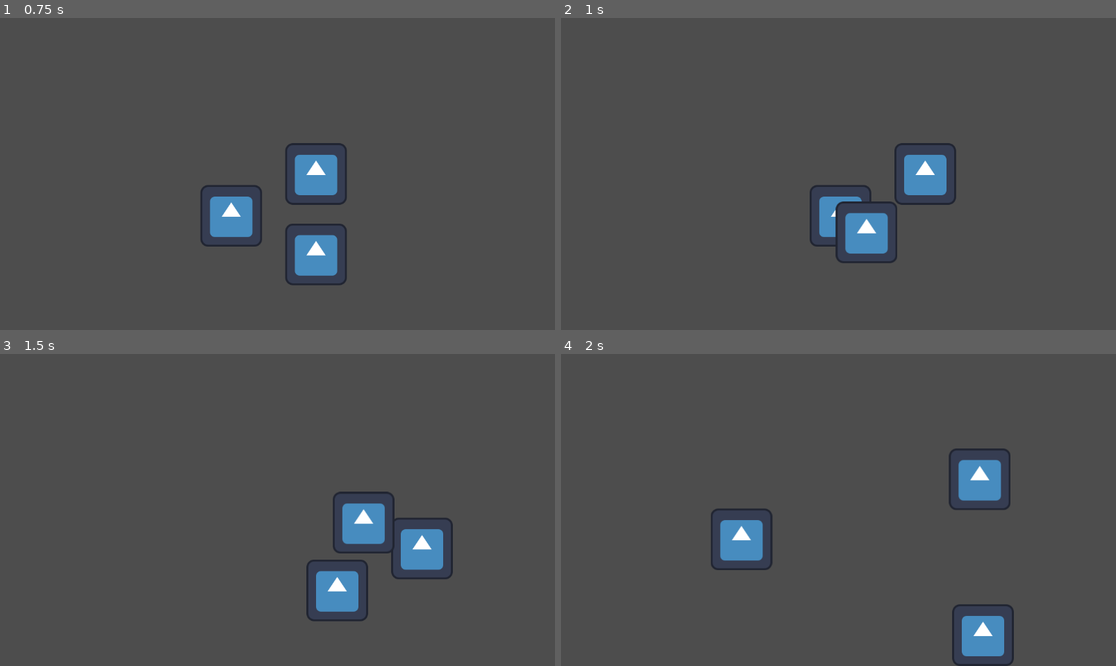
Above: before the commit, frames 1-4 (two rows, left to right).
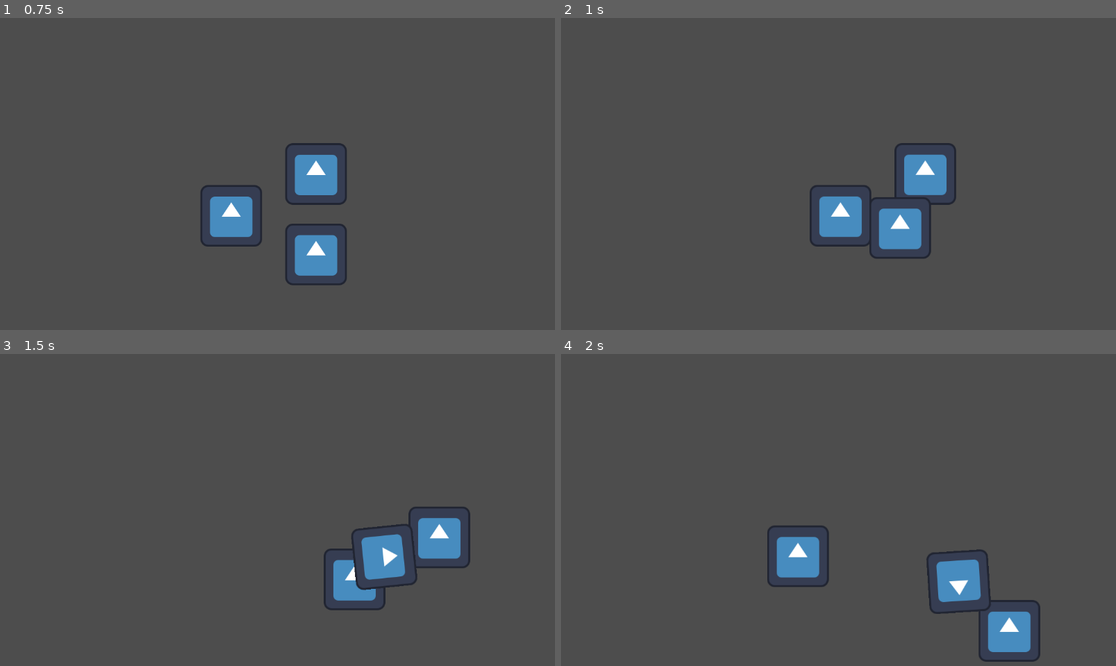
Above: after the commit, the same moments.

Repository: VeryKoolGames/upsi_jam_2025
Game: Godot game, scene res://Scenes/main.tscn
Same seed, same stepped clock (60 frames per second), same inputs: the game is played once before the commit and once after it. The engine's default icon, where the game draws it, is replaced by a stand-in: a white triangle on a blue panel in a dark square.
Inputs (mouse positions are in pixels of both pictures, inside the frame that each line leads up to):
- Up to frame 1 (0.75 s): tap Enter at 0.5 s; move the mouse to (399, 158) at 0.52 s; hold D (move_right) from 0.53 s (still down); click (399, 158) at 0.67 s
- Up to frame 2 (1 s): keep holding D (move_right)
- Up to frame 3 (1.5 s): move the mouse to (166, 525) at 1.27 s; release D (move_right) at 1.28 s; hold S (move_down) from 1.28 s (still down); click (166, 525) at 1.42 s
- Up to frame 4 (2 s): keep holding S (move_down)

Frame 1 is identical in both runs. In frame 2, 2.2% of the frame differs, in the area x 48-68%, y 45-79%; in frame 3, 4.9%; in frame 4, 6.9%, in the area x 27-87%, y 30-100%.

Commit message:
debug shooting

Diff:
--- a/Scripts/shape_manager.gd
+++ b/Scripts/shape_manager.gd
@@ -34,10 +34,14 @@
 	return nearest_shape
 
 func _launch_shape_towards_mouse() -> void:
+	var original_global_pos = closest_shape.global_position
 	closest_shape.remove_from_group("shapes")
-	closest_shape.get_parent().remove_child(closest_shape)
+	var old_parent = closest_shape.get_parent()
+	old_parent.remove_child(closest_shape)
 	owner.add_child(closest_shape)
+	closest_shape.global_position = original_global_pos
 	var mouse_pos = get_global_mouse_position()
 	var velocity_vector = mouse_pos - closest_shape.global_position
+	velocity_vector = velocity_vector * 1.2
 	closest_shape.body.apply_impulse(velocity_vector)
 	shapes = get_tree().get_nodes_in_group("shapes")
--- a/player_movement.gd
+++ /dev/null
@@ -1,5 +0,0 @@
-extends Node2D
-class_name PlayerMovement
-
-
-func _ready() -> void:
--- a/shape.gd
+++ b/shape.gd
@@ -6,11 +6,3 @@
 func _ready() -> void:
 	body = get_child(0)
 	add_to_group("shapes")
-
-#func _process(delta: float) -> void:
-	#print(transform)
-
-func move_towards_mouse(target):
-	var tween := create_tween ().set_trans(Tween.TRANS_QUINT).set_ease(Tween.EASE_IN_OUT)
-	print(target)
-	tween.tween_property(self, "global_position", target, 1.0)
Not shown, removed: player_movement.gd.uid
